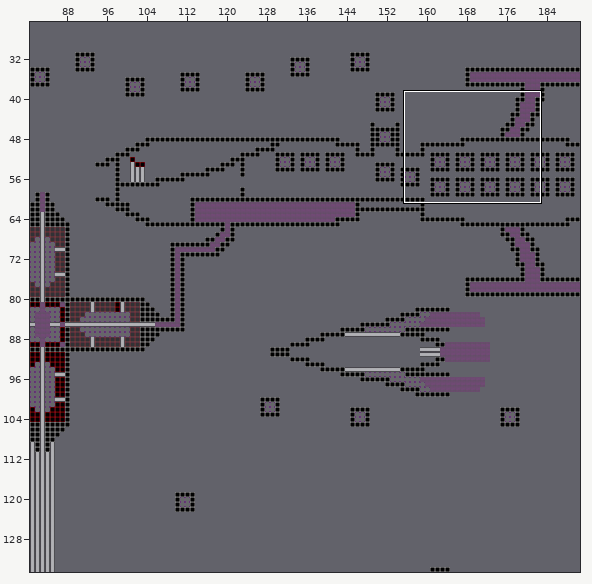
Tiled map, stored at core/assets/level3.tmx. Above: a wide view before the commit, with the close-up outlined.
Close-up. Earlier state:
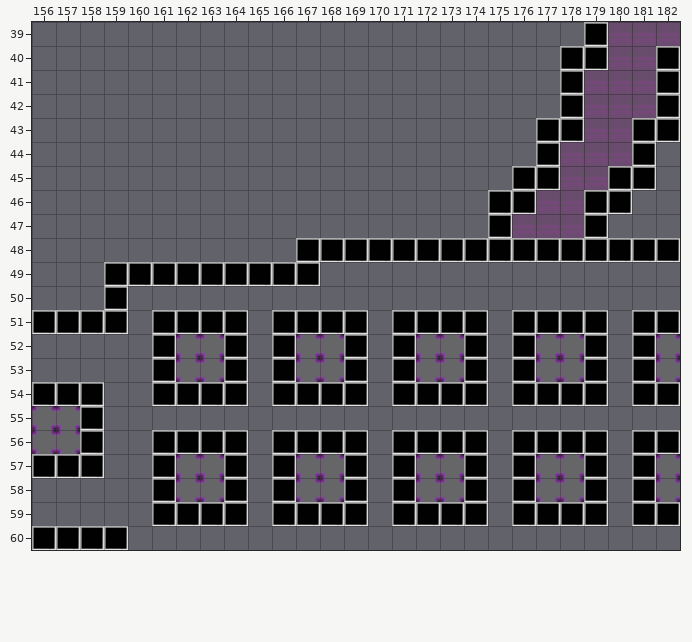
Cells are 32x32 px. Shown: x 156..182, y 39..60. The commit also changed other parts of the map, which this record leaves out.
After the commit:
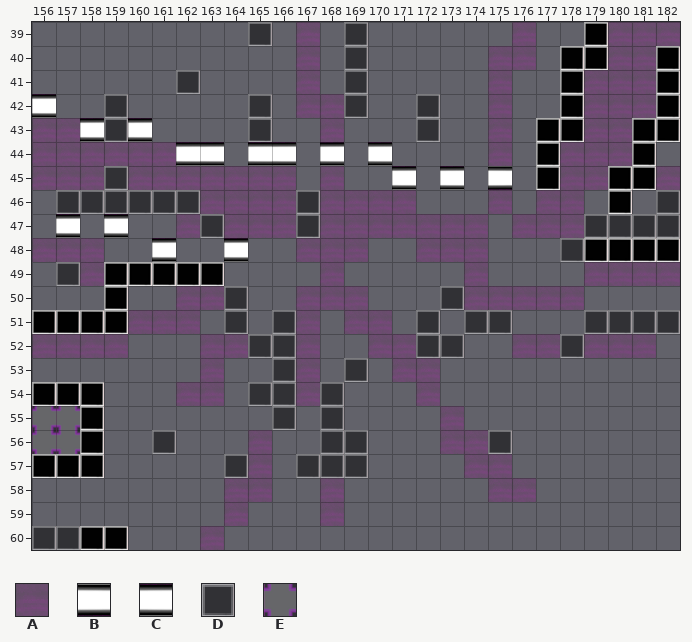
Key: from "cubes": A 0, B 1 turned 270, C 1 turned 90, D 2, E 5.
_ is an empty cell.
Tiles replaced or removed in this view: D, E.
See-through tiles are keyed as they look on the map.
Diff:
Changed rows in their new state; . is an unchanged cell.
Layer "Tile Layer 1":
first column x 156:
39 .........D.A.D......A......
40 ...........A.D.....AA......
41 ......D....A.D.....A.......
42 ...D.....D.AAD..D..A.......
43 AA.D.....D..A...D..A.......
44 AAAAAA.............A.......
45 AAADAAAAAAA.A......._.....A
46 .DDDDDDAAAADAAAA...A_.._..D
47 ......ADAAADAAAAAAA_....DDD
48 AAA........AAA__AAA___.....
49 .DA.....____A.....A....AAAA
50 ......AAD..AAA...DAAAAA....
51 ....AAA_...A_AA_._.D___.D..
52 AAAA.__AAD.A__AADD_.AADAAA_
53 .....__A_..A_..AA__.____.__
54 ....._AA_D.A._._A__.____.__
55 ..........D.D....A.........
56 ......___A__...__AAD____.__
57 .....___.A_DD..___AA____.__
58 .....___AA__A_.____AA___.__
59 .....___A.__A_.____.____.__
60 .......A...................
Layer "object":
first column x 156:
42 C..........................
43 ..C.C......................
44 ......CC.CC.C.C............
45 ...............C.C.B_......
46 ...................__.._...
47 .C.C..............._..._...
48 .....C..C..____________....
49 ........____...............
51 .....____.____.____.____.__
52 ....._.._._.._._.._._.._._.
53 ....._.._._.._._.._._.._._.
54 .....____.____.____.____.__
56 .....____.____.____.____.__
57 ....._.._._.._._.._._.._._.
58 ....._.._._.._._.._._.._._.
59 .....____.____.____.____.__
60 __.........................
Where, in picture pixels (left, top, right, bottom), the same in both close-ups:
changed: (32, 22, 680, 550)
